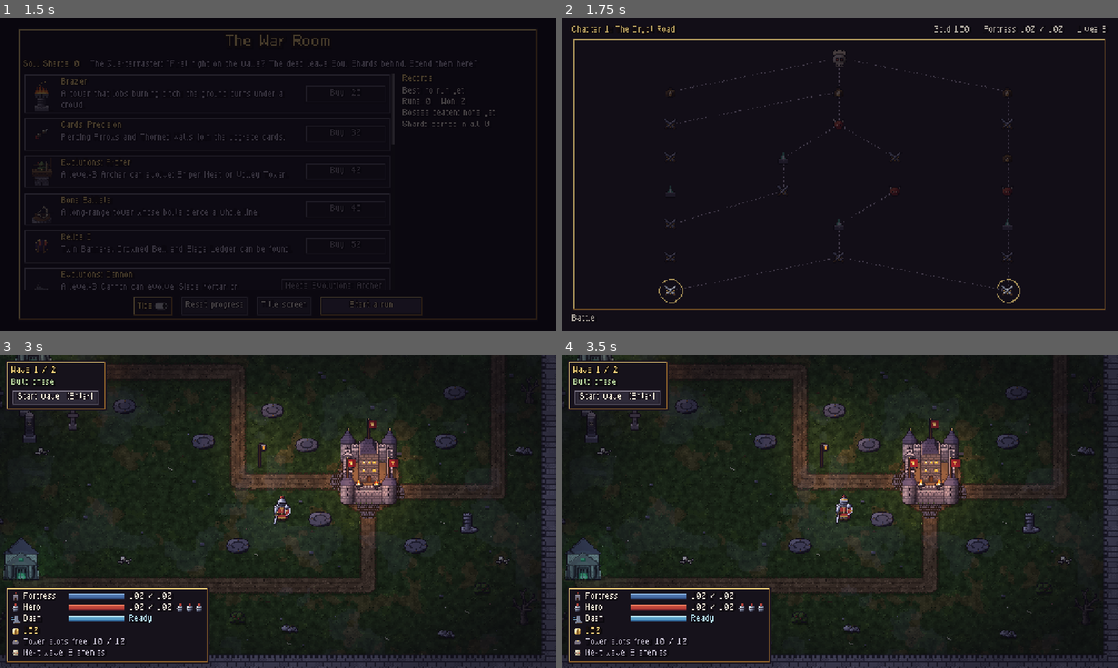
Above: before the commit, frames 1-4 (two rows, left to right).
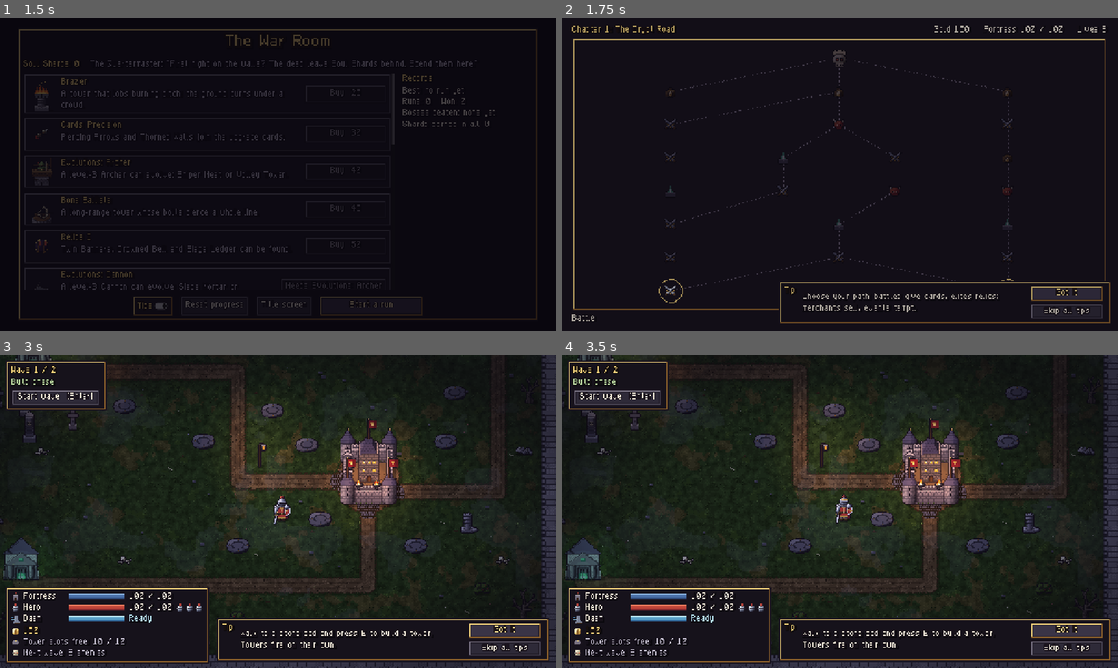
Above: after the commit, the same moments.

Repository: tkjuggeri-svg/last-stand
Game: Godot game, scene res://main/main.tscn
Same seed, same stepped clock (60 frames per second), same inputs: the game is played once before the commit and once after it.
Inputs (mouse positions are in pixels of both pictures, inside the frame that each line leads up to):
- Up to frame 1 (1.5 s): click "Play" at 0.5 s; click "Start a run" at 1.25 s
- Up to frame 2 (1.75 s): no input
- Up to frame 3 (3 s): click (505, 630) at 2 s, where only the run after the commit has a clickable "Got it"; click (111, 627) at 2.77 s
- Up to frame 4 (3.5 s): no input

Frame 1 is identical in both runs. In frame 2, 1.6% of the frame differs, in the area x 39-99%, y 84-98%; in frame 3, 2.4%; in frame 4, 2.4%.

Commit message:
M8 phase F: tutorial tips; M8 docs
HintDirector (Main's) shows 11 one-time tips at their moment: the map, an
elite on it, the first build phase, the first tower, the first wave, the hero
first struck, the first upgrade choice, the fortress under half, a tower that
can evolve, the first relic, chapter 2. One at a time in HintPanel (bottom
right, never pausing, mouse only since Enter / Space are game keys, gone after
9 s of play), "Skip all tips". Seen tips and Skip all are saved; the War
Room's Tips switch brings them all back. Off in script mode. Key names come
from the current bindings.

MapFlow emits fight_started; the Muster choice hides the map behind it.
Docs: CLAUDE.md (front end, meta, script mode, resume, tips), GAME_DESIGN 4.8,
ROADMAP M8 ticks, docs/M8_META.md decisions (resume details, tips, hub lines,
dev menu shards). New test_hints; front_end_shots.gd also shoots two tips.

Co-Authored-By: Claude Opus 5.5 <noreply@anthropic.com>
Claude-Session: https://claude.ai/code/session_014TCAqg4UwDKoJYs4brpQUg

Diff:
--- a/main/front_end.gd
+++ b/main/front_end.gd
@@ -91,7 +91,10 @@
 		_save.save_profile()  # the hub refreshes on the save
 
 
+## Tips back on shows every tip again, from the start.
 func _set_tips(on: bool) -> void:
+	if on and _save.profile.hints_off:
+		_save.profile.hints_seen.clear()
 	_save.profile.hints_off = not on
 	_save.save_profile()
 
--- /dev/null
+++ b/main/hint_director.gd
@@ -0,0 +1,111 @@
+class_name HintDirector
+extends Node
+## The tutorial hints (M8, docs/M8_META.md section 7): each tip shows once per profile, the first time
+## its moment comes (the first build phase, the first tower, the first wave, the hero first struck, the
+## first upgrade choice, the map, an elite on it, the fortress under half, a tower that can evolve, the
+## first relic, chapter 2). One at a time, the others wait their turn. Seen tips and "Skip all tips"
+## are saved in the profile (hints_seen, hints_off; the War Room switches them back on). Off unless
+## Main enables it (not in script mode). Watches the level and MapFlow; HintPanel shows the tip.
+
+## Each tip's text; {action} is replaced by that action's first key or button.
+const HINTS: Dictionary = {
+	&"build": "Walk to a stone pad and press {interact} to build a tower. Towers fire on their own.",
+	&"start_wave": "Ready? Press {start_wave} (or the Start wave button) to send the wave.",
+	&"fight": "Press {attack} to swing at the dead. Keep them off the fortress gate.",
+	&"dash": "{dash} dashes through the crowd: you can't be hurt while dashing.",
+	&"upgrade": "Pick one: it lasts the whole run.",
+	&"map": "Choose your path: battles give cards, elites relics; merchants sell, events tempt.",
+	&"elite": "An elite fight ahead: tougher dead, but it pays a relic.",
+	&"quartermaster": "The walls are failing! Between waves the Quartermaster repairs them, for gold.",
+	&"evolution": "Level 3: this tower can evolve into one of two forms. It's for good.",
+	&"relic": "Relics change a rule of the run. Hover them in the row at the top left.",
+	&"chapter2": "The Drowned Marsh: you wade slowly through its water. The paths are faster.",
+}
+
+## Off in script mode (tests, tools); Main turns it on.
+@export var enabled: bool = false
+@export var panel: HintPanel
+@export var map_flow: MapFlow
+
+var _queue: Array[StringName] = []
+
+@onready var _save: SaveManagerNode = get_node("/root/SaveManager")
+@onready var _run: RunStateNode = get_node("/root/RunState")
+
+
+func _ready() -> void:
+	panel.closed.connect(func(_id: StringName) -> void: _show_next())
+	panel.skip_all_requested.connect(skip_all)
+	map_flow.map_shown.connect(_on_map_shown)
+	map_flow.fight_started.connect(func() -> void: request(&"build"))
+
+
+## Watches a chapter's new `level` for the moments of its tips.
+func watch(level: Level) -> void:
+	if not enabled:
+		return
+	level.builder.tower_built.connect(func(_slot: BuildSlot, _tower: Tower) -> void: request(&"start_wave"))
+	level.spawner.wave_started.connect(func(_n: int) -> void: request(&"fight"))
+	level.hero_lives.hero.struck.connect(func(_damage: int) -> void: request(&"dash"))
+	level.offers.offer_made.connect(func(_cards: Array[UpgradeData]) -> void: request(&"upgrade"))
+	level.modifiers.upgrade_added.connect(func(data: UpgradeData, _stacks: int) -> void:
+		if data is RelicData:
+			request(&"relic"))
+	level.builder.tower_upgraded.connect(func(_slot: BuildSlot, tower: Tower, tower_level: int) -> void:
+		if tower_level == tower.data.max_level() and level.builder.can_evolve() and level.builder.evolution_unlocked(tower.data):
+			request(&"evolution"))
+	if level.quartermaster != null:
+		level.fortress.health.health_changed.connect(func(current: int, max_health: int) -> void:
+			if current > 0 and current * 2 < max_health:
+				request(&"quartermaster"))
+	if _run.chapter_index == 1:
+		request(&"chapter2")
+
+
+## Shows tip `id` now, or after the one showing, unless the profile has seen it or the tips are off.
+func request(id: StringName) -> void:
+	var profile: SaveProfile = _save.profile
+	if not enabled or profile.hints_off or profile.hints_seen.has(String(id)) or _queue.has(id) or panel.get_current() == id:
+		return
+	_queue.append(id)
+	if panel.get_current() == &"":
+		_show_next()
+
+
+## No more tips (saved; the War Room's Tips switch brings them back).
+func skip_all() -> void:
+	_queue.clear()
+	_save.profile.hints_off = true
+	_save.save_profile()
+	panel.close()
+
+
+## Drops the tips waiting (a run ends, the front end shows).
+func clear() -> void:
+	_queue.clear()
+	panel.close()
+
+
+func _show_next() -> void:
+	if _queue.is_empty() or _save.profile.hints_off:
+		return
+	var id: StringName = _queue.pop_front()
+	_save.profile.hints_seen.append(String(id))  # seen once shown, so quitting never repeats it
+	_save.save_profile()
+	panel.show_hint(id, _text(id))
+
+
+func _on_map_shown() -> void:
+	request(&"map")
+	for node: MapNode in _run.map.get_choices():
+		if node.kind == RunMap.Kind.ELITE:
+			request(&"elite")
+
+
+## The tip's text with its actions' current keys.
+func _text(id: StringName) -> String:
+	var text: String = HINTS.get(id, "")
+	for action: StringName in [&"interact", &"start_wave", &"attack", &"dash"]:
+		var bindings: Array[InputEvent] = GameSettings.get_bindings(action)
+		text = text.replace("{%s}" % action, GameSettings.describe(bindings[0]) if not bindings.is_empty() else String(action))
+	return text
--- a/main/main.gd
+++ b/main/main.gd
@@ -52,6 +52,7 @@
 @onready var _feedback_screen: FeedbackScreen = %FeedbackScreen
 @onready var _front_end: FrontEnd = %FrontEnd
 @onready var _map_flow: MapFlow = %MapFlow
+@onready var _hints: HintDirector = %HintDirector
 
 
 func _ready() -> void:
@@ -77,6 +78,7 @@
 	_map_flow.boss_beaten.connect(_on_chapter_cleared)
 	_chapter_screen.continued.connect(_start_chapter)
 	_feedback_screen.submitted.connect(_save_feedback)
+	_hints.enabled = uses_front_end()
 	if uses_front_end():
 		_game_over_screen.set_button_text("Continue")
 		_victory_screen.set_button_text("Continue")
@@ -159,6 +161,7 @@
 	_map_flow.close()
 	_chapter_screen.hide()
 	_front_end.hide_all()
+	_hints.clear()
 
 
 ## Replaces the level with the chapter's (fresh) one and shows its map; `resume`: a saved run's state
@@ -169,6 +172,7 @@
 	_level.run_lost.connect(_on_level_run_lost)
 	add_child(_level)
 	_map_flow.play(_level)
+	_hints.watch(_level)
 	_level.apply_unlocks(_run.unlocks)
 	_level.spawner.enemy_killed.connect(func(_e: Enemy) -> void: _run.kills += 1)
 	_level.spawner.wave_cleared.connect(func(_n: int) -> void: _run.waves += 1)
@@ -239,6 +243,7 @@
 
 ## The run ended: its summary, its shards paid into the profile (saved). Returns the summary.
 func _finish_run(result: String) -> Dictionary:
+	_hints.clear()
 	last_summary = RunSummary.build(_run, _level, result)
 	last_summary["shard_lines"] = MetaProgress.shard_lines(last_summary, _save.profile)
 	last_summary["shards"] = MetaProgress.finish_run(_save.profile, last_summary)
--- a/main/main.tscn
+++ b/main/main.tscn
@@ -14,6 +14,8 @@
 [ext_resource type="Resource" path="res://data/meta/unlock_board.tres" id="21_board"]
 [ext_resource type="PackedScene" path="res://main/front_end.tscn" id="22_front"]
 [ext_resource type="Script" path="res://main/map_flow.gd" id="23_flow"]
+[ext_resource type="Script" path="res://main/hint_director.gd" id="24_hints"]
+[ext_resource type="PackedScene" path="res://ui/hints/hint_panel.tscn" id="25_hint_panel"]
 
 [node name="Main" type="Node"]
 script = ExtResource("1_main")
@@ -39,6 +41,15 @@
 merchant_screen = NodePath("../MerchantScreen")
 event_screen = NodePath("../EventScreen")
 
+[node name="HintPanel" parent="." instance=ExtResource("25_hint_panel")]
+unique_name_in_owner = true
+
+[node name="HintDirector" type="Node" parent="." node_paths=PackedStringArray("panel", "map_flow")]
+unique_name_in_owner = true
+script = ExtResource("24_hints")
+panel = NodePath("../HintPanel")
+map_flow = NodePath("../MapFlow")
+
 [node name="GameOverScreen" parent="." instance=ExtResource("3_game_over")]
 unique_name_in_owner = true
 
--- a/main/map_flow.gd
+++ b/main/map_flow.gd
@@ -6,9 +6,11 @@
 ## applies the answer, and what it leaves is played here: an extra fight, upgrade choices one after
 ## another), then the map again. It records each fight won in RunState for the run's summary.
 ## Main calls down (play, show_map, jump_to, offer_muster, close) and hears back: map_shown (the run
-## stands on the map: it can be saved there) and boss_beaten (the chapter is cleared).
+## stands on the map: it can be saved there), fight_started and boss_beaten (the chapter is cleared).
 
 signal map_shown
+## A fight begins on the level (its first build phase).
+signal fight_started
 signal boss_beaten
 
 const STATUS_TEXT: String = "Gold %d    Fortress %d / %d    Lives %d"
@@ -68,6 +70,7 @@
 
 ## The Muster starting choice: 1 of 2 common cards before the first fight, then the map.
 func offer_muster() -> void:
+	map_screen.close()  # no picking a node behind the choice
 	_level.set_active(true)
 	if _level.offers.make_offer(2, false, true).is_empty():
 		show_map()
@@ -116,6 +119,7 @@
 		wave.health_multiplier *= scale
 	_level.set_active(true)
 	_level.start_encounter(waves, reward)
+	fight_started.emit()
 
 
 func _on_event_choice(index: int) -> void:
--- /dev/null
+++ b/tests/automated/test_hints.gd
@@ -0,0 +1,97 @@
+extends SceneTree
+## Automated check for the tutorial hints (M8): with a save, the map's tip shows when the map first
+## shows (and is saved as seen); the first fight's build phase shows the build tip with the bound key
+## in its text; tips that come while one shows wait their turn (the first tower, the first wave); a tip
+## goes by itself after its time; "Skip all tips" hides it and no more come (saved); a tip seen once
+## never shows again in a later session; the War Room's Tips switch brings them all back; in script
+## mode there are none.
+## Run all tests with tests/run_tests.sh, or this one: godot --headless --fixed-fps 60 --path . --script res://<this file>
+
+const SAVE_PATH: String = "user://test_hints.json"
+const ARCHER: TowerData = preload("res://data/towers/archer.tres")
+
+var _failures: int = 0
+
+
+func _initialize() -> void:
+	_clean()
+	await process_frame
+	var scripted: Node = await _new_main()
+	_check("script mode: no tips", not (scripted.get_node("%HintDirector") as HintDirector).enabled
+		and not (scripted.get_node("%HintPanel") as HintPanel).visible)
+	scripted.queue_free()
+	await _frames(2)
+
+	var save: SaveManagerNode = root.get_node("/root/SaveManager") as SaveManagerNode
+	save.use_file(SAVE_PATH)
+	var main: Node = await _new_main()
+	var panel: HintPanel = main.get_node("%HintPanel")
+	_check("the map's tip when the map first shows, saved as seen", panel.get_current() == &"map" and save.profile.hints_seen.has("map"))
+	panel.get_node("%GotIt").pressed.emit()
+	var level: Level = await MapFixtures.enter_first_battle(main)
+	await _frames(2)
+	_check("the first fight: the build tip, with its key (\"%s\")" % panel.get_text(), panel.get_current() == &"build"
+		and not panel.get_text().contains("{") and panel.get_text().contains(GameSettings.describe(GameSettings.get_bindings(&"interact")[0])))
+	level.economy.earn(500, Economy.Source.REFUND)
+	level.builder.build(level.builder.get_slots()[3], ARCHER)
+	await _frames(2)
+	_check("the first tower's tip waits its turn", panel.get_current() == &"build")
+	panel.close()
+	await _frames(1)
+	_check("...then shows", panel.get_current() == &"start_wave")
+	panel.show_time = 0.2
+	panel.show_hint(&"start_wave", panel.get_text())
+	await _frames(20)
+	_check("a tip goes by itself after its time", not panel.visible)
+	level.run_cycle.start_wave()
+	await _frames(5)
+	_check("the first wave: the fight tip", panel.get_current() == &"fight")
+	panel.get_node("%SkipAll").pressed.emit()
+	await _frames(1)
+	level.hero_lives.hero.get_node("%HealthComponent").call("take_damage", 1)
+	(main.get_node("%HintDirector") as HintDirector).request(&"dash")
+	await _frames(2)
+	_check("Skip all tips: hidden, none after, saved", not panel.visible and save.profile.hints_off
+		and (JSON.parse_string(FileAccess.get_file_as_string(SAVE_PATH)) as Dictionary).get("hints_off") == true)
+	main.queue_free()
+	await _frames(2)
+
+	save.profile.hints_off = false
+	main = await _new_main()
+	panel = main.get_node("%HintPanel")
+	_check("a later session: the map's tip, seen, doesn't show again", not panel.visible)
+	var front: FrontEnd = main.get_node("%FrontEnd")
+	save.profile.hints_off = true
+	front.show_hub()
+	front.get_hub().tips_toggled.emit(true)
+	_check("the War Room's Tips switch on: every tip again", not save.profile.hints_off and save.profile.hints_seen.is_empty())
+	main.queue_free()
+	await _frames(2)
+	_clean()
+	print("RESULT: ", "PASS" if _failures == 0 else "FAIL (%d)" % _failures)
+	quit(_failures)
+
+
+func _new_main() -> Node:
+	var main: Node = (load("res://main/main.tscn") as PackedScene).instantiate()
+	main.set("boot_to_title", false)
+	root.add_child(main)
+	await _frames(3)
+	return main
+
+
+func _clean() -> void:
+	for suffix: String in ["", ".bak", ".tmp"]:
+		if FileAccess.file_exists(SAVE_PATH + suffix):
+			DirAccess.remove_absolute(SAVE_PATH + suffix)
+
+
+func _frames(count: int) -> void:
+	for _i: int in count:
+		await physics_frame
+
+
+func _check(label: String, ok: bool) -> void:
+	print("[", "ok" if ok else "FAIL", "] ", label)
+	if not ok:
+		_failures += 1
--- a/tests/automated/test_meta_progress.gd
+++ b/tests/automated/test_meta_progress.gd
@@ -145,7 +145,8 @@
 	await _frames(3)
 	var level: Level = main.call("get_level")
 	var offer: Array[UpgradeData] = level.offers.get_offer()
-	_check("Muster: the run starts with a choice of 2 common cards", offer.size() == 2
+	_check("Muster: the run starts with a choice of 2 common cards (the map hidden)", offer.size() == 2
+		and not (main.get_node("%MapScreen") as MapScreen).visible
 		and offer.all(func(d: UpgradeData) -> bool: return d.rarity == UpgradeData.Rarity.COMMON))
 	_check("Drill: the first reroll is free", level.offers.get_reroll_cost() == 0 and level.offers.reroll() and level.offers.get_reroll_cost() > 0)
 	level.offers.pick(0)
--- a/tests/tools/front_end_shots.gd
+++ b/tests/tools/front_end_shots.gd
@@ -1,6 +1,7 @@
 extends SceneTree
 ## Screenshots of the front-end screens (M8) in a real window: the title, the War Room (fresh, and with
-## shards and some unlocks), the run summary. Uses a throwaway save.
+## shards and some unlocks), the run summary, and two tutorial tips (the map's, the first build phase's).
+## Uses a throwaway save.
 ## godot --path . --resolution 1280x720 --script res://tests/tools/front_end_shots.gd -- --out=<dir>
 
 const SAVE_PATH: String = "user://shots_save.json"
@@ -41,6 +42,16 @@
 	await _settle()
 	await _shot("summary")
 	save.reset_profile()
+	front.show_hub()
+	await _settle()
+	front.get_hub().get_start_button().pressed.emit()
+	await _settle()
+	await _shot("hint_map")
+	(main.get_node("%HintPanel") as HintPanel).close()
+	await MapFixtures.enter_first_battle(main)
+	await _settle()
+	await _shot("hint_build")
+	save.reset_profile()
 	for suffix: String in ["", ".bak", ".tmp"]:
 		DirAccess.remove_absolute(ProjectSettings.globalize_path(SAVE_PATH + suffix))
 	quit()
--- /dev/null
+++ b/ui/hints/hint_panel.gd
@@ -0,0 +1,59 @@
+class_name HintPanel
+extends CanvasLayer
+## A tutorial hint (M8): a small panel at the bottom right (clear of the HUD) with the tip, "Got it" and "Skip all tips".
+## It never pauses the game and takes no keys (Enter starts the wave, Space dashes): it goes by the
+## mouse, or by itself after show_time seconds of play (the time stops with the game's). Display and
+## intents only: HintDirector decides which tip shows when, and remembers them.
+
+## The tip is gone (Got it, or its time ran out).
+signal closed(id: StringName)
+signal skip_all_requested
+
+## Seconds a tip stays up if it isn't dismissed.
+@export var show_time: float = 9.0
+
+var _id: StringName = &""
+var _left: float = 0.0
+
+@onready var _text: Label = %Text
+@onready var _got_it: Button = %GotIt
+@onready var _skip_all: Button = %SkipAll
+
+
+func _ready() -> void:
+	hide()
+	_got_it.pressed.connect(close)
+	_skip_all.pressed.connect(func() -> void: skip_all_requested.emit())
+
+
+func _process(delta: float) -> void:
+	if not visible:
+		return
+	_left -= delta  # delta is 0 while the pause menu stops time
+	if _left <= 0.0:
+		close()
+
+
+func show_hint(id: StringName, text: String) -> void:
+	_id = id
+	_text.text = text
+	_left = show_time
+	show()
+
+
+## The tip showing (&"" when none).
+func get_current() -> StringName:
+	return _id if visible else &""
+
+
+func get_text() -> String:
+	return _text.text
+
+
+func close() -> void:
+	if not visible:
+		return
+	hide()
+	var id: StringName = _id
+	_id = &""
+	closed.emit(id)
--- /dev/null
+++ b/ui/hints/hint_panel.tscn
@@ -0,0 +1,66 @@
+[gd_scene format=3]
+
+[ext_resource type="Script" path="res://ui/hints/hint_panel.gd" id="1_hint"]
+
+[node name="HintPanel" type="CanvasLayer"]
+process_mode = 3
+layer = 8
+script = ExtResource("1_hint")
+
+[node name="Anchor" type="Control" parent="."]
+layout_mode = 3
+anchors_preset = 15
+anchor_right = 1.0
+anchor_bottom = 1.0
+grow_horizontal = 2
+grow_vertical = 2
+mouse_filter = 2
+
+[node name="Panel" type="PanelContainer" parent="Anchor"]
+layout_mode = 1
+anchors_preset = 3
+anchor_left = 1.0
+anchor_top = 1.0
+anchor_right = 1.0
+anchor_bottom = 1.0
+offset_left = -780.0
+offset_top = -110.0
+offset_right = -16.0
+offset_bottom = -16.0
+grow_horizontal = 0
+grow_vertical = 0
+
+[node name="Box" type="HBoxContainer" parent="Anchor/Panel"]
+layout_mode = 2
+theme_override_constants/separation = 16
+
+[node name="Tip" type="Label" parent="Anchor/Panel/Box"]
+layout_mode = 2
+size_flags_vertical = 0
+theme_type_variation = &"HeaderLabel"
+text = "Tip"
+
+[node name="Text" type="Label" parent="Anchor/Panel/Box"]
+unique_name_in_owner = true
+custom_minimum_size = Vector2(440, 0)
+layout_mode = 2
+size_flags_horizontal = 3
+autowrap_mode = 3
+
+[node name="Buttons" type="VBoxContainer" parent="Anchor/Panel/Box"]
+layout_mode = 2
+
+[node name="GotIt" type="Button" parent="Anchor/Panel/Box/Buttons"]
+unique_name_in_owner = true
+custom_minimum_size = Vector2(170, 36)
+layout_mode = 2
+focus_mode = 0
+theme_type_variation = &"ButtonPrimary"
+text = "Got it"
+
+[node name="SkipAll" type="Button" parent="Anchor/Panel/Box/Buttons"]
+unique_name_in_owner = true
+custom_minimum_size = Vector2(170, 36)
+layout_mode = 2
+focus_mode = 0
+text = "Skip all tips"
Not shown, added: main/hint_director.gd.uid
Not shown, added: tests/automated/test_hints.gd.uid
Not shown, added: ui/hints/hint_panel.gd.uid
Not shown, changed: CLAUDE.md
Not shown, changed: GAME_DESIGN.md
Not shown, changed: ROADMAP.md
Not shown, changed: docs/M8_META.md
